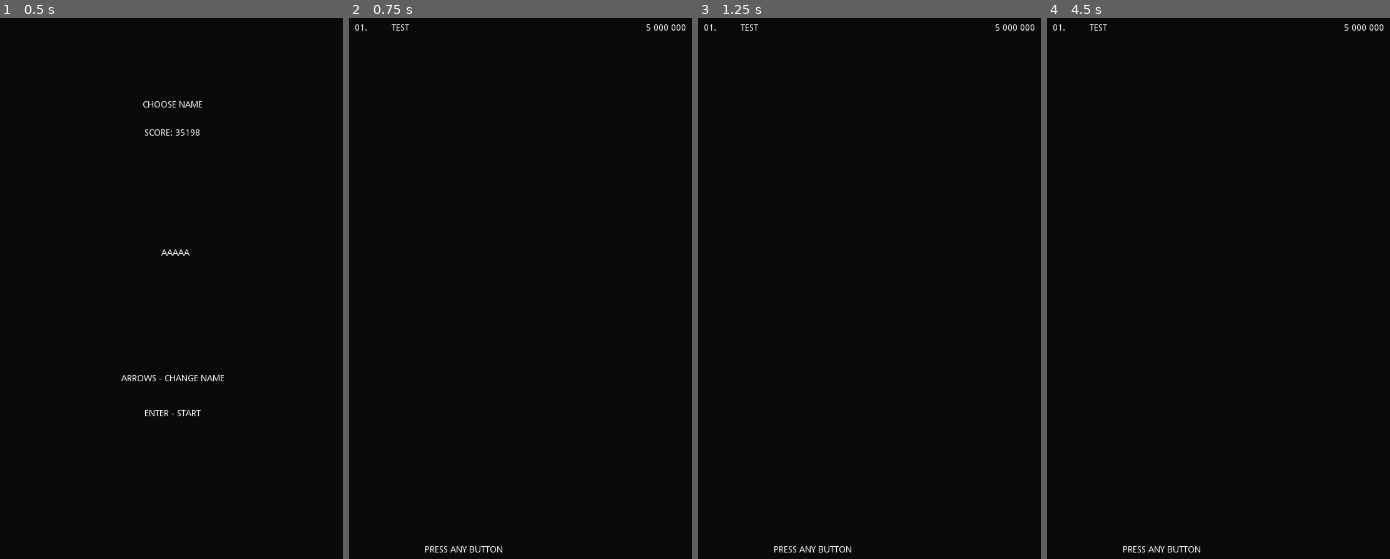
Above: before the commit, frames 1-4 (left to right).
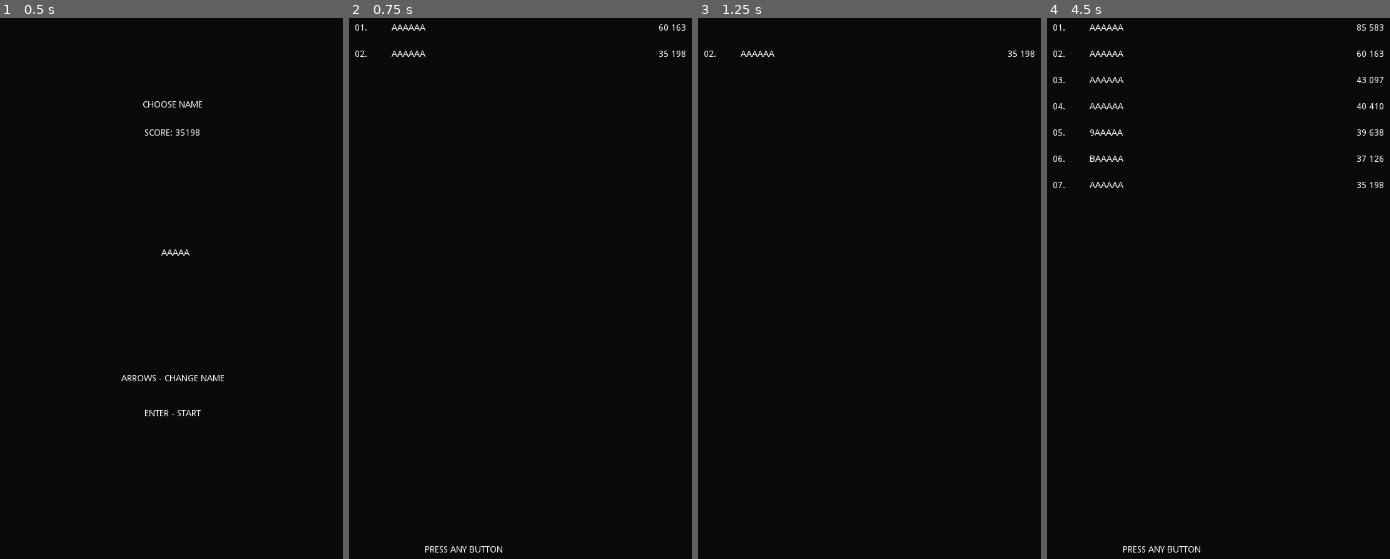
Above: after the commit, the same moments.

Repository: fikmat/high_score_godot_example
Game: Godot game, scene res://src/Naming.tscn
Two runs of this game, one before a commit and one after it. Both use one fixed random seed, a clock stepped at 60 frames per second and the inputs below.
Inputs:
- Up to frame 1 (0.5 s): no input
- Up to frame 2 (0.75 s): tap Enter at 0.5, 0.6 s; hold Right from 0.53 s (still down)
- Up to frame 3 (1.25 s): keep holding Right
- Up to frame 4 (4.5 s): tap Enter at 1.25, 2, 2.1, 2.75, 3.5, 3.6, 4.25 s; release Right at 1.28 s; hold Down 1.28-2.03 s; tap N at 1.35, 2.85, 4.35 s; hold Right 2.03-2.78 s; hold Up 2.78-3.53 s; hold Left from 3.53 s (still down)

Frame 1 is identical in both runs. In frame 2, 0.3% of the frame differs, in the area x 1-99%, y 1-8%; in frame 3, 0.5%; in frame 4, 1.0%, in the area x 1-99%, y 1-32%.
Error before the commit: Trying to assign value of type 'Nil' to a variable of type 'Dictionary'. (res://src/HighScore.gd:16)

Commit message:
add fallback if json file missing

Diff:
--- a/src/HighScore.gd
+++ b/src/HighScore.gd
@@ -12,7 +12,11 @@
 
 func _ready():
   if Global.scores.empty():
-    Global.scores = parse_json_file(HIGHSCORE_PATH).scores
+    var data = parse_json_file(HIGHSCORE_PATH)
+    if data.has("scores"):
+      Global.scores = data.scores
+    else:
+      Global.scores = []
 
   _update_scores(Global.player)
   _set_timers()
--- a/src/Screen.gd
+++ b/src/Screen.gd
@@ -12,8 +12,14 @@
 
 func parse_json_file(path: String) -> Dictionary:
     var file = File.new()
-    file.open(path, File.READ)
-    var data : Dictionary = parse_json(file.get_as_text())
+    var data : Dictionary
+
+    if file.file_exists(path):
+      file.open(path, File.READ)
+      data = parse_json(file.get_as_text())
+    else:
+      data = {}
+
     file.close()
 
     return data
